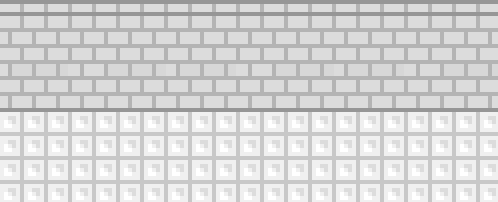
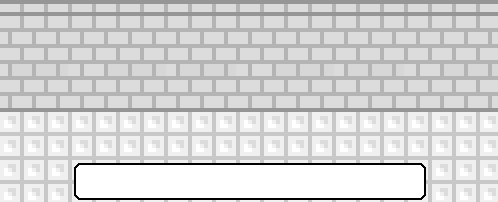
Before/after of a 498 × 202 layered artwork. What changed in the layer stack:
added layer "Menu" above "Background" over [74, 163, 426, 200]
